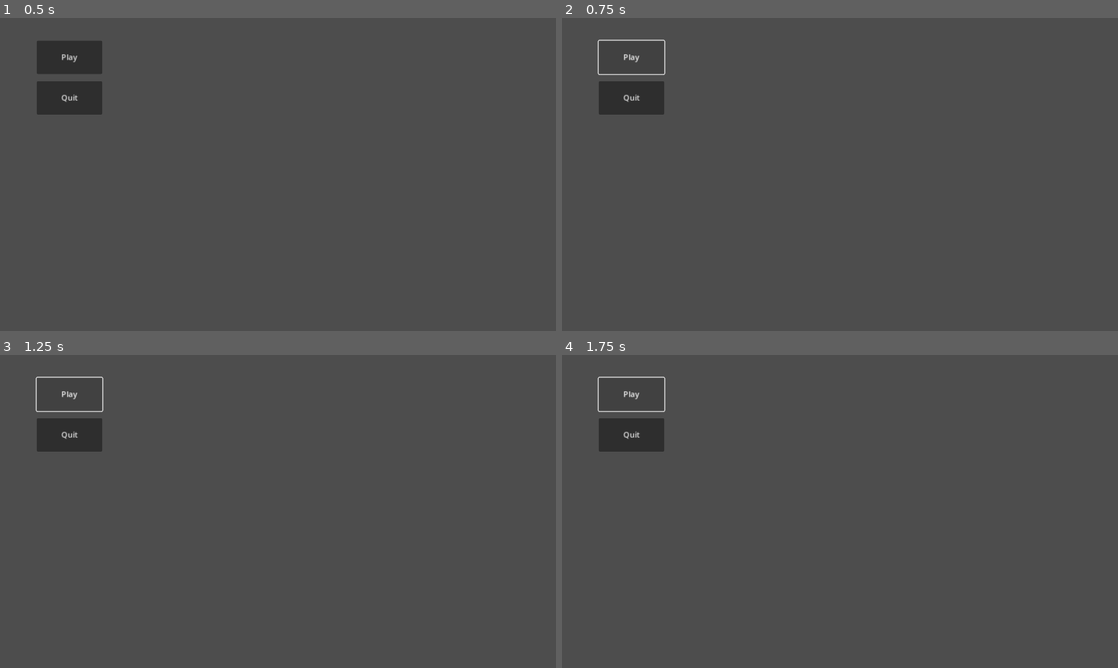
Above: before the commit, frames 1-4 (two rows, left to right).
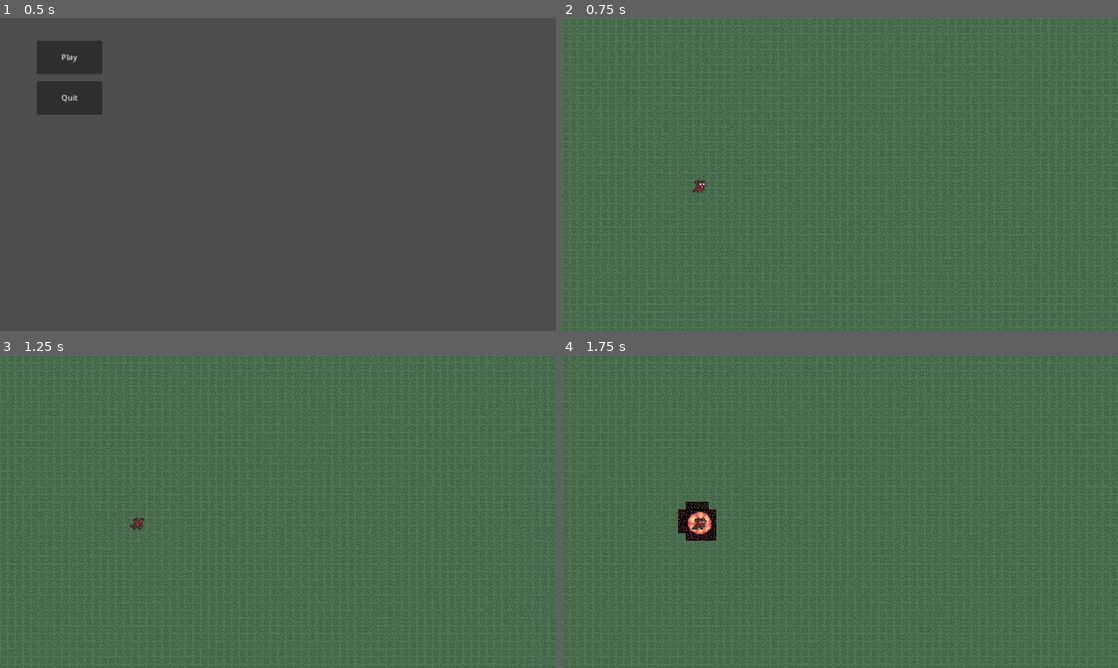
Above: after the commit, the same moments.

Repository: Seblis/They-won-t-survive
Game: Godot game, scene res://main.tscn
The game is run twice, just before and just after one commit, with the same random seed, the same clock (stepped at 60 frames per second) and the same inputs.
Inputs (mouse positions are in pixels of both pictures, inside the frame that each line leads up to):
- Up to frame 1 (0.5 s): no input
- Up to frame 2 (0.75 s): click "Play" at 0.5 s
- Up to frame 3 (1.25 s): no input
- Up to frame 4 (1.75 s): click (628, 395) at 1.25 s, where only the run before the commit has a clickable "Play"

Frame 1 is identical in both runs. In frame 2, 86% of the frame differs, in the area x 0-100%, y 0-100%; in frame 3, 86%; in frame 4, 86%.

Commit message:
added missing closing bracket
added missing closing bracket

Diff:
--- a/levels/base_level.tscn
+++ b/levels/base_level.tscn
@@ -1,4 +1,4 @@
-[gd_scene load_steps=16 format=3 uid="uid://cp03yccnrohe1"
+[gd_scene load_steps=14 format=3 uid="uid://cp03yccnrohe1"]
 
 [ext_resource type="Script" path="res://levels/base_level.gd" id="1_v7j55"]
 [ext_resource type="TileSet" uid="uid://8cfel0ses07a" path="res://assets/tiles/base_level_tileset.tres" id="2_ln7d0"]
--- a/main.tscn
+++ b/main.tscn
@@ -8,6 +8,7 @@
 script = ExtResource("1_6ybr0")
 
 [node name="btnPlay" type="Button" parent="."]
+layout_mode = 0
 offset_left = 76.0
 offset_top = 47.0
 offset_right = 212.0
@@ -16,6 +17,7 @@
 "
 
 [node name="btnQuit" type="Button" parent="."]
+layout_mode = 0
 offset_left = 76.0
 offset_top = 131.0
 offset_right = 212.0
